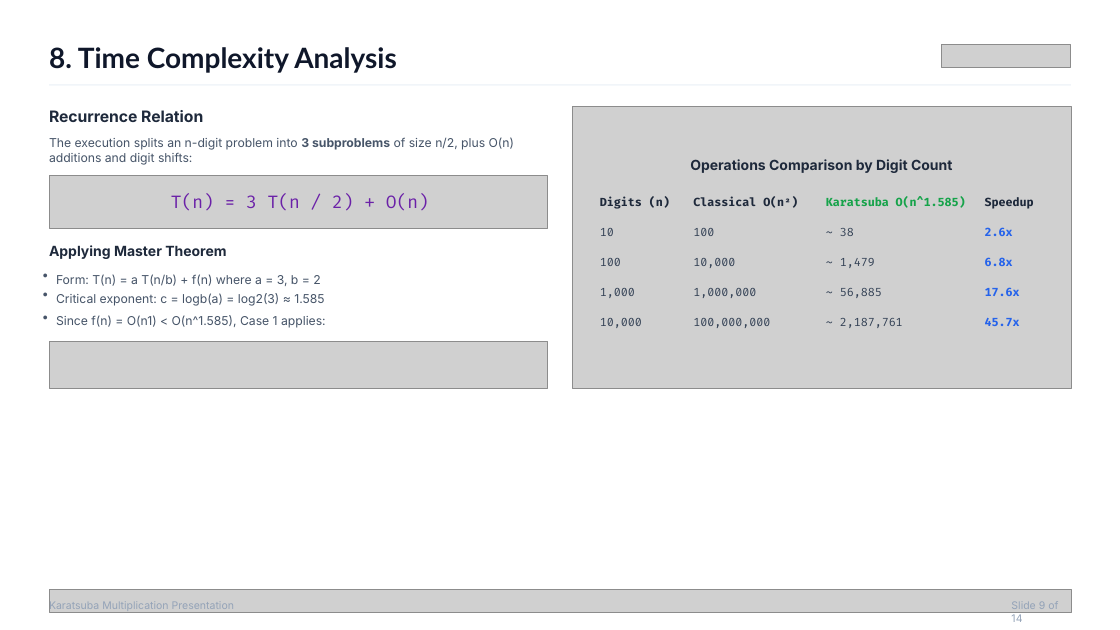
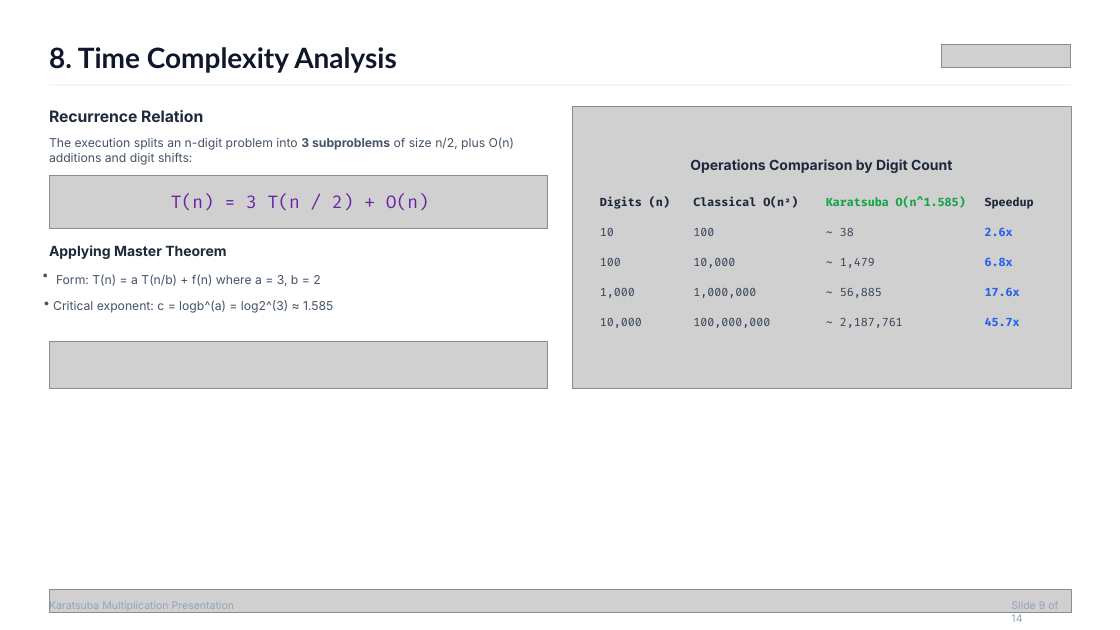
Before and after one commit to Sukdebrmondal/4th_Year_7th_Semester, a slide deck: slide 8 of Major 2/Karatsuba Multiplication Algorithm final.pptx. Drawn at 1120x630 pixels with LibreOffice and Linux fonts; fonts in the diff are those of the drawing; grey boxes stand for pictures. Boxes give left, top, right and bottom in pixels: in the first picture for what was removed or moved away, otherwise in the second. Text is boxed around its words. In the diff, an @@ line names an element or a change of style, - is before the commit and + after.

```diff
--- a/Major 2/Karatsuba Multiplication Algorithm final.pptx
+++ b/Major 2/Karatsuba Multiplication Algorithm final.pptx
@@ text "•" moved from (x1=42, y1=287, x2=49, y2=306) to (x1=43, y1=296, x2=50, y2=315) @@
@@ text removed at (x1=42, y1=309, x2=49, y2=329) @@
-•
@@ text at (x1=53, y1=300, x2=333, y2=313): text changed @@
-Critical exponent: c = logb(a) = log2(3) ≈ 1.585
+Critical exponent: c = logb^(a) = log2^(3) ≈ 1.585
@@ text removed at (x1=56, y1=315, x2=326, y2=328) @@
-Since f(n) = O(n1) < O(n^1.585), Case 1 applies:
```
Also in this commit, not shown: 5 other slides changed, 1 slide removed, 2 other files.
